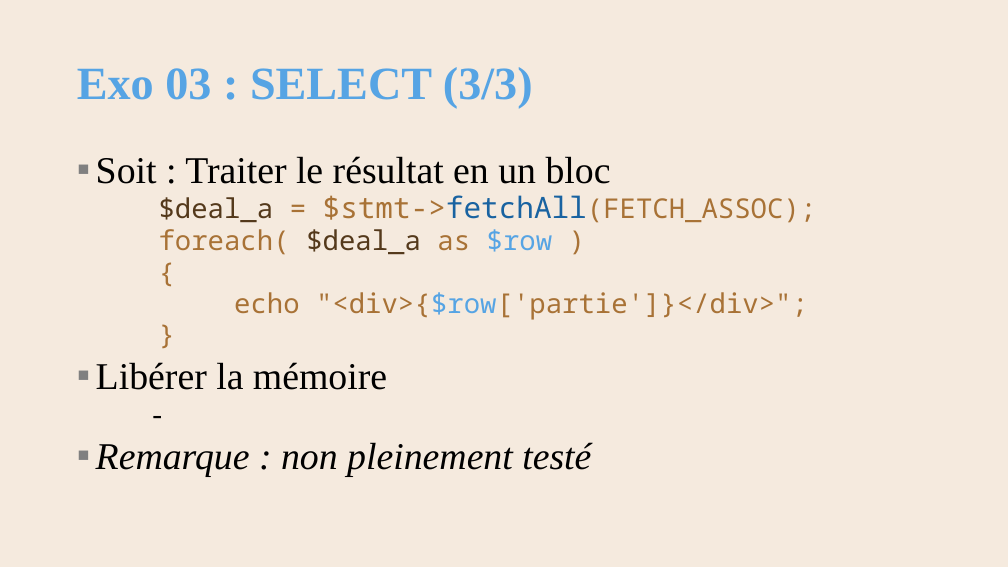
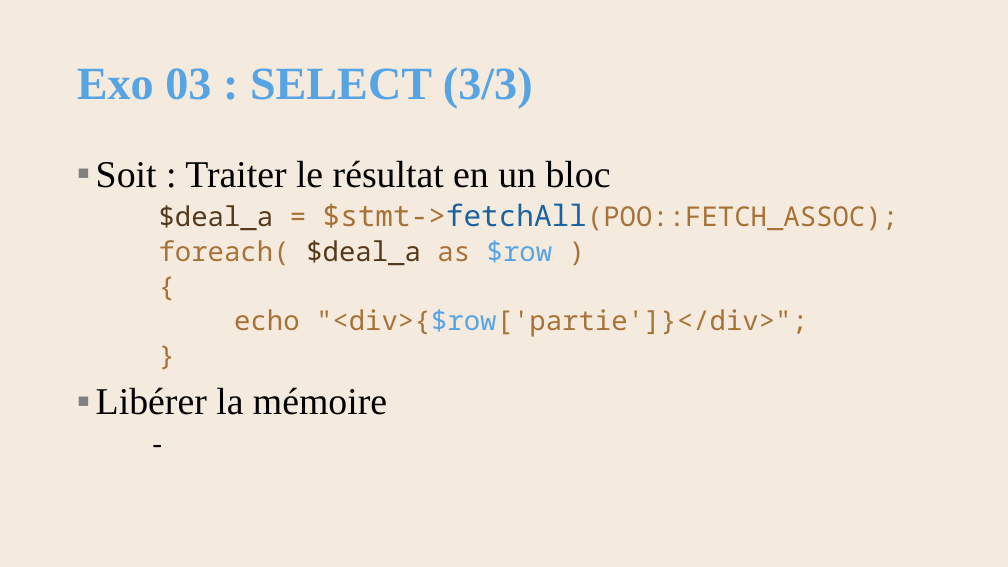
Before and after one commit to AlainWafflard/4IPW3, a slide deck: slide 56 of syllabus/24_intégration_SQL/syllabus_24_sql.pptx. Drawn at 1008x567 pixels with LibreOffice and Linux fonts; fonts in the diff are those of the drawing; background and template pictures are left out. Boxes give left, top, right and bottom in pixels: in the first picture for what was removed or moved away, otherwise in the second. Text is boxed around its words. In the diff, an @@ line names an element or a change of style, - is before the commit and + after.

```diff
--- a/syllabus/24_intégration_SQL/syllabus_24_sql.pptx
+++ b/syllabus/24_intégration_SQL/syllabus_24_sql.pptx
@@ text at (x1=96, y1=160, x2=808, y2=415): line spacing 0.8 to 0.9 @@
@@ text at (x1=159, y1=203, x2=898, y2=231): text changed @@
-    $deal_a = $stmt->fetchAll(FETCH_ASSOC);
+    $deal_a = $stmt->fetchAll(POO::FETCH_ASSOC);
@@ text at (x1=96, y1=442, x2=591, y2=477): paragraph removed @@
-▪ Remarque : non pleinement testé
```
Also in this commit, not shown: 1 other slide changed, 7 other files.
